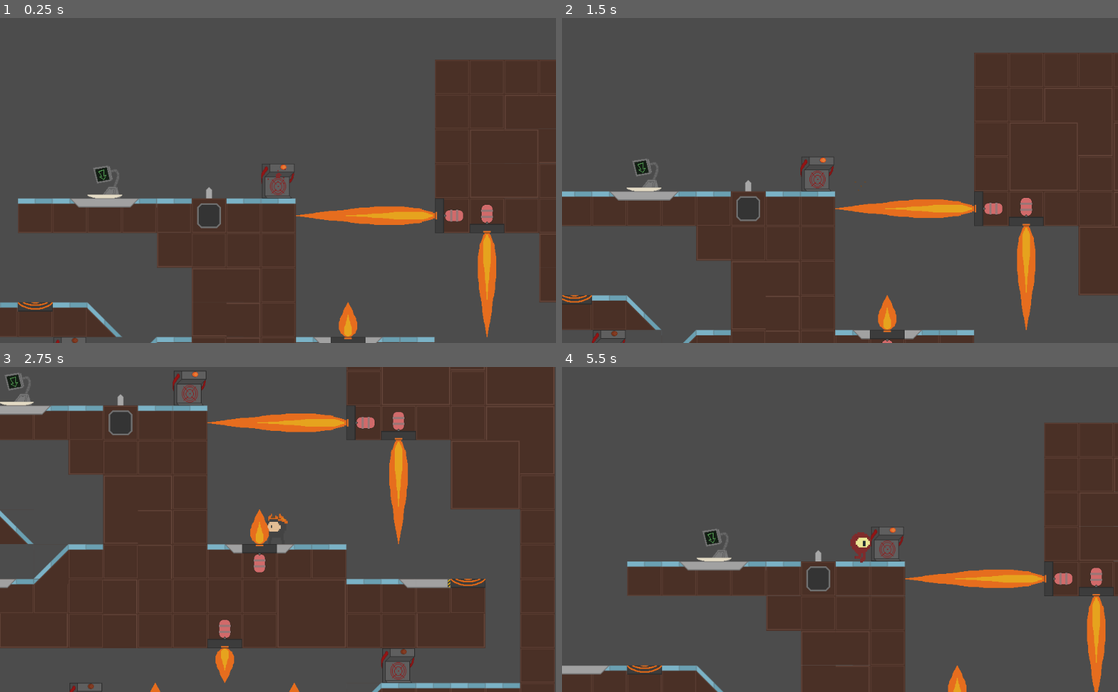
Above: before the commit, frames 1-4 (two rows, left to right).
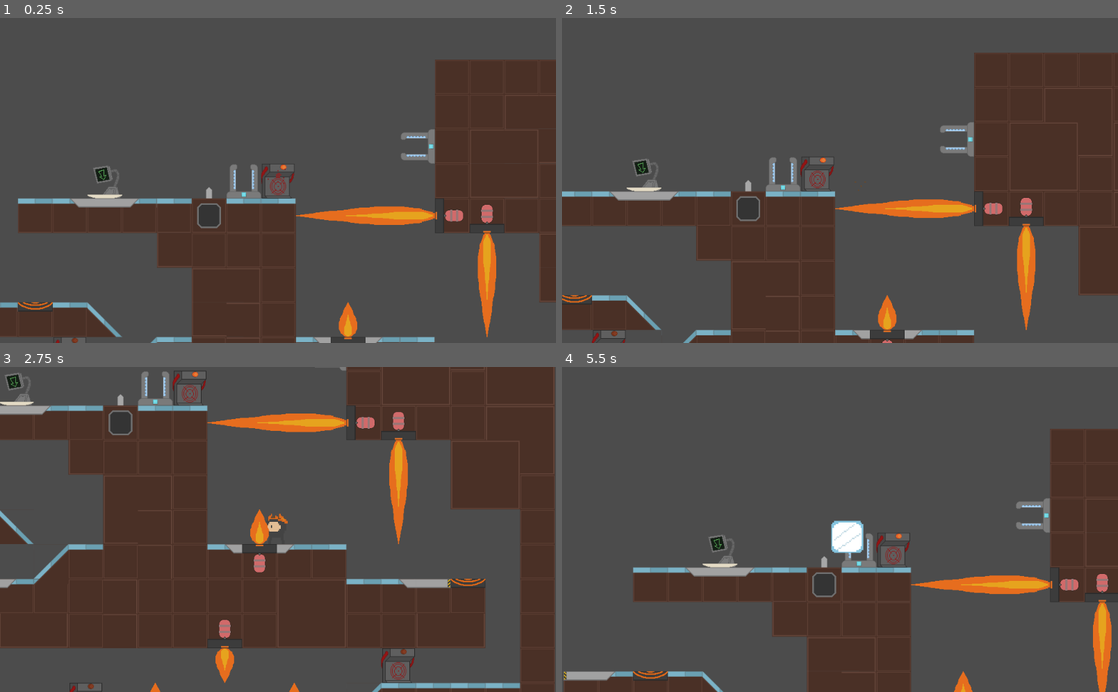
Above: after the commit, the same moments.

Repository: SomeSortOfSam/MeatballMayhem
Game: Godot game, scene res://Levels/Level06.tscn
Two runs of this game, one before a commit and one after it. Both use one fixed random seed, a clock stepped at 60 frames per second and the inputs below. This scene is started directly instead of the project's main scene.
Inputs:
- Up to frame 1 (0.25 s): no input
- Up to frame 2 (1.5 s): hold Right (ui_right) from 0.53 s (still down); tap Up (ui_up) at 0.6, 0.77, 1.07, 1.35 s
- Up to frame 3 (2.75 s): tap Up (ui_up) at 1.52, 1.82, 2.1 s; release Right (ui_right) at 2.03 s; hold Left (ui_left) from 2.03 s (still down)
- Up to frame 4 (5.5 s): release Left (ui_left) at 2.78 s; hold Right (ui_right) 2.78-4.28 s; tap Up (ui_up) at 2.85, 3.02, 3.32, 3.6, 3.77, 4.07, 4.35, 4.52, 4.82, 5.1 s; hold Left (ui_left) 4.28-5.03 s; hold Right (ui_right) from 5.03 s (still down)

The runs differ from the first frame. In frame 1, 0.6% of the frame differs, in the area x 40-79%, y 34-56%; in frame 2, 0.6%; in frame 3, 0.3%; in frame 4, 8.9%, in the area x 0-100%, y 17-100%.

Commit message:
Freezer

Diff:
--- a/Levels/Level.tscn
+++ b/Levels/Level.tscn
@@ -13,7 +13,7 @@
 [ext_resource path="res://Assets/Flame.png" type="Texture" id=11]
 [ext_resource path="res://Assets/Flamer.png" type="Texture" id=12]
 [ext_resource path="res://Assets/Kebab/KebabMid.png" type="Texture" id=13]
-
+[ext_resource path="res://Assets/Freezer.png" type="Texture" id=14]
 
 [sub_resource type="ConvexPolygonShape2D" id=1]
 points = PoolVector2Array( 0, 64, 64, 0, 64, 64, 0, 64 )
@@ -368,6 +368,20 @@
 12/shape_one_way_margin = 0.0
 12/shapes = [  ]
 12/z_index = 0
+13/name = "Freezer"
+13/texture = ExtResource( 14 )
+13/tex_offset = Vector2( 0, 0 )
+13/modulate = Color( 1, 1, 1, 1 )
+13/region = Rect2( 0, 0, 64, 64 )
+13/tile_mode = 0
+13/occluder_offset = Vector2( 0, 0 )
+13/navigation_offset = Vector2( 0, 0 )
+13/shape_offset = Vector2( 0, 0 )
+13/shape_transform = Transform2D( 1, 0, 0, 1, 0, 0 )
+13/shape_one_way = false
+13/shape_one_way_margin = 0.0
+13/shapes = [  ]
+13/z_index = -1
 
 [node name="Level" type="Node2D"]
 
--- a/Levels/Level06.tscn
+++ b/Levels/Level06.tscn
@@ -8,7 +8,7 @@
 position = Vector2( -32.5269, -32.8805 )
 
 [node name="TileMap" parent="StaticBody2D" index="0"]
-tile_data = PoolIntArray( -262140, 1, 0, -262139, 1, 0, -262 …(145 unchanged characters)… , 0, -196599, 1, 0, -65548, 1, 0, -131068, 1, 0, -131067, 1, 65536, -131066, 1, 3, -131065, 1, 2, -131064, 1, 65536, -131063, 1, 3, -12, 1, 0, -6, 4, 0, -1, 3, 0, -65532, 1, 0, -65531, 1,  …(2353 unchanged characters)…
+tile_data = PoolIntArray( -262140, 1, 0, -262139, 1, 0, -262 …(145 unchanged characters)… , 0, -196599, 1, 0, -65548, 1, 0, -131069, -1610612723, 0, -131068, 1, 0, -131067, 1, 65536, -131066, 1, 3, -131065, 1, 2, -131064, 1, 65536, -131063, 1, 3, -12, 1, 0, -6, 4, 0, -2, 1610612749, 0, -1, 3, 0, -65532, 1, 0, -65531, 1,  …(2353 unchanged characters)…
 
 [node name="Camera2D" parent="." index="2"]
 position = Vector2( -32.5269, -32.8805 )
--- /dev/null
+++ b/Meatball/Frozen.gd
@@ -0,0 +1,19 @@
+extends RigidBody2D
+
+onready var sprite = $Sprite
+
+var cooked = false
+
+func animate(animation : String,endFunction = ""):
+	if endFunction != "":
+		sprite.connect("animation_finished", $".", endFunction)
+	if cooked:
+		sprite.play(animation + "_Cooked")
+	else:
+		sprite.play(animation + "_Uncooked")
+
+func kill():
+	queue_free()
+
+func cook():
+	animate("Melt","kill")
--- /dev/null
+++ b/Meatball/Frozen.tscn
@@ -0,0 +1,136 @@
+[gd_scene load_steps=30 format=2]
+
+[ext_resource path="res://Meatball/Uncooked/Freezed_Meats.png" type="Texture" id=1]
+[ext_resource path="res://Meatball/Uncooked/MeatMelt.png" type="Texture" id=2]
+[ext_resource path="res://Meatball/Cooked/MeatMelt_1.png" type="Texture" id=3]
+[ext_resource path="res://Meatball/Cooked/Freezed_Meats_1.png" type="Texture" id=4]
+[ext_resource path="res://Meatball/Frozen.gd" type="Script" id=5]
+
+[sub_resource type="AtlasTexture" id=2]
+atlas = ExtResource( 1 )
+region = Rect2( 25, 25, 25, 25 )
+
+[sub_resource type="AtlasTexture" id=4]
+atlas = ExtResource( 3 )
+region = Rect2( 0, 0, 25, 25 )
+
+[sub_resource type="AtlasTexture" id=5]
+atlas = ExtResource( 3 )
+region = Rect2( 25, 0, 25, 25 )
+
+[sub_resource type="AtlasTexture" id=6]
+atlas = ExtResource( 3 )
+region = Rect2( 50, 0, 25, 25 )
+
+[sub_resource type="AtlasTexture" id=7]
+atlas = ExtResource( 3 )
+region = Rect2( 0, 25, 25, 25 )
+
+[sub_resource type="AtlasTexture" id=8]
+atlas = ExtResource( 3 )
+region = Rect2( 25, 25, 25, 25 )
+
+[sub_resource type="AtlasTexture" id=9]
+atlas = ExtResource( 3 )
+region = Rect2( 50, 25, 25, 25 )
+
+[sub_resource type="AtlasTexture" id=10]
+atlas = ExtResource( 3 )
+region = Rect2( 0, 50, 25, 25 )
+
+[sub_resource type="AtlasTexture" id=11]
+atlas = ExtResource( 3 )
+region = Rect2( 25, 50, 25, 25 )
+
+[sub_resource type="AtlasTexture" id=12]
+atlas = ExtResource( 3 )
+region = Rect2( 50, 50, 25, 25 )
+
+[sub_resource type="AtlasTexture" id=13]
+atlas = ExtResource( 3 )
+region = Rect2( 0, 75, 25, 25 )
+
+[sub_resource type="AtlasTexture" id=3]
+atlas = ExtResource( 4 )
+region = Rect2( 25, 25, 25, 25 )
+
+[sub_resource type="AtlasTexture" id=14]
+atlas = ExtResource( 2 )
+region = Rect2( 0, 0, 25, 25 )
+
+[sub_resource type="AtlasTexture" id=15]
+atlas = ExtResource( 2 )
+region = Rect2( 25, 0, 25, 25 )
+
+[sub_resource type="AtlasTexture" id=16]
+atlas = ExtResource( 2 )
+region = Rect2( 50, 0, 25, 25 )
+
+[sub_resource type="AtlasTexture" id=17]
+atlas = ExtResource( 2 )
+region = Rect2( 0, 25, 25, 25 )
+
+[sub_resource type="AtlasTexture" id=18]
+atlas = ExtResource( 2 )
+region = Rect2( 25, 25, 25, 25 )
+
+[sub_resource type="AtlasTexture" id=19]
+atlas = ExtResource( 2 )
+region = Rect2( 50, 25, 25, 25 )
+
+[sub_resource type="AtlasTexture" id=20]
+atlas = ExtResource( 2 )
+region = Rect2( 0, 50, 25, 25 )
+
+[sub_resource type="AtlasTexture" id=21]
+atlas = ExtResource( 2 )
+region = Rect2( 25, 50, 25, 25 )
+
+[sub_resource type="AtlasTexture" id=22]
+atlas = ExtResource( 2 )
+region = Rect2( 50, 50, 25, 25 )
+
+[sub_resource type="AtlasTexture" id=23]
+atlas = ExtResource( 2 )
+region = Rect2( 0, 75, 25, 25 )
+
+[sub_resource type="SpriteFrames" id=24]
+animations = [ {
+"frames": [ SubResource( 2 ) ],
+"loop": false,
+"name": "_Uncooked",
+"speed": 12.0
+}, {
+"frames": [ SubResource( 4 ), SubResource( 5 ), SubResource( 6 ), SubResource( 7 ), SubResource( 8 ), SubResource( 9 ), SubResource( 10 ), SubResource( 11 ), SubResource( 12 ), SubResource( 13 ) ],
+"loop": false,
+"name": "Melt_Cooked",
+"speed": 12.0
+}, {
+"frames": [ SubResource( 3 ) ],
+"loop": false,
+"name": "_Cooked",
+"speed": 12.0
+}, {
+"frames": [ SubResource( 14 ), SubResource( 15 ), SubResource( 16 ), SubResource( 17 ), SubResource( 18 ), SubResource( 19 ), SubResource( 20 ), SubResource( 21 ), SubResource( 22 ), SubResource( 23 ) ],
+"loop": false,
+"name": "Melt_Uncooked",
+"speed": 12.0
+} ]
+
+[sub_resource type="RectangleShape2D" id=1]
+extents = Vector2( 32, 32 )
+
+[node name="RigidBody2D" type="RigidBody2D"]
+collision_layer = 4
+collision_mask = 7
+script = ExtResource( 5 )
+
+[node name="Sprite" type="AnimatedSprite" parent="."]
+position = Vector2( 9.53674e-07, -4.05312e-06 )
+scale = Vector2( 2.56, 2.56 )
+frames = SubResource( 24 )
+animation = "_Cooked"
+playing = true
+
+[node name="CollisionShape2D" type="CollisionShape2D" parent="."]
+shape = SubResource( 1 )
--- a/Meatball/Meatball.tscn
+++ b/Meatball/Meatball.tscn
@@ -19,6 +19,8 @@
 [ext_resource path="res://Meatball/Cooked/BurnSplat.png" type="Texture" id=17]
 [ext_resource path="res://Meatball/Cooked/KebabSplat_1.png" type="Texture" id=18]
 [ext_resource path="res://Meatball/Uncooked/KebabSplat.png" type="Texture" id=19]
+[ext_resource path="res://Meatball/Cooked/Freezed_Meats_1.png" type="Texture" id=20]
+[ext_resource path="res://Meatball/Uncooked/Freezed_Meats.png" type="Texture" id=21]
 
 [sub_resource type="AtlasTexture" id=1]
 atlas = ExtResource( 13 )
@@ -760,6 +762,38 @@
 atlas = ExtResource( 1 )
 region = Rect2( 75, 100, 25, 25 )
 
+[sub_resource type="AtlasTexture" id=192]
+atlas = ExtResource( 20 )
+region = Rect2( 0, 0, 25, 25 )
+
+[sub_resource type="AtlasTexture" id=193]
+atlas = ExtResource( 20 )
+region = Rect2( 25, 0, 25, 25 )
+
+[sub_resource type="AtlasTexture" id=194]
+atlas = ExtResource( 20 )
+region = Rect2( 0, 25, 25, 25 )
+
+[sub_resource type="AtlasTexture" id=195]
+atlas = ExtResource( 20 )
+region = Rect2( 25, 25, 25, 25 )
+
+[sub_resource type="AtlasTexture" id=188]
+atlas = ExtResource( 21 )
+region = Rect2( 0, 0, 25, 25 )
+
+[sub_resource type="AtlasTexture" id=189]
+atlas = ExtResource( 21 )
+region = Rect2( 25, 0, 25, 25 )
+
+[sub_resource type="AtlasTexture" id=190]
+atlas = ExtResource( 21 )
+region = Rect2( 0, 25, 25, 25 )
+
+[sub_resource type="AtlasTexture" id=191]
+atlas = ExtResource( 21 )
+region = Rect2( 25, 25, 25, 25 )
+
 [sub_resource type="SpriteFrames" id=186]
 animations = [ {
 "frames": [ SubResource( 1 ), SubResource( 2 ), SubResource( 3 ), SubResource( 4 ), SubResource( 5 ), SubResource( 6 ) ],
@@ -850,6 +884,16 @@
 "frames": [ SubResource( 166 ), SubResource( 167 ), SubResource( 168 ), SubResource( 169 ), SubResource( 170 ), SubReso …(294 unchanged characters)…
 "loop": true,
 "name": "Idel_Uncooked",
+"speed": 12.0
+}, {
+"frames": [ SubResource( 192 ), SubResource( 193 ), SubResource( 194 ), SubResource( 195 ) ],
+"loop": false,
+"name": "Death_Freeze_Cooked",
+"speed": 12.0
+}, {
+"frames": [ SubResource( 188 ), SubResource( 189 ), SubResource( 190 ), SubResource( 191 ) ],
+"loop": false,
+"name": "Death_Freeze_Uncooked",
 "speed": 12.0
 } ]
 
@@ -867,7 +911,7 @@
 scale = Vector2( 2.56, 2.56 )
 frames = SubResource( 186 )
 animation = "Idel_Uncooked"
-frame = 16
+frame = 13
 playing = true
 
 [node name="CollisionShape2D" type="CollisionShape2D" parent="."]
--- a/Tiles/FlameThrower.tscn
+++ b/Tiles/FlameThrower.tscn
@@ -101,6 +101,7 @@
 [node name="Hurtbox" type="Area2D" parent="."]
 position = Vector2( 0, -64 )
 collision_layer = 0
+collision_mask = 5
 
 [node name="CollisionShape2D2" type="CollisionShape2D" parent="Hurtbox"]
 self_modulate = Color( 1, 0, 0, 1 )
--- /dev/null
+++ b/Tiles/Freezer.gd
@@ -0,0 +1,24 @@
+extends Area2D
+
+onready var Box = preload("res://Meatball/Frozen.tscn")
+
+onready var sprite = $Sprite
+
+export(Texture) var cookedTexture
+var entered
+
+func _on_Freezer_body_entered(body):
+	body.kill("Freeze")
+	body.connect("death",$".","spawn_ice")
+	entered = body
+
+func spawn_ice():
+	entered.disconnect("death",$".","spawn_ice")
+	var box = Box.instance()
+	get_tree().current_scene.call_deferred("add_child",box)
+	box.cooked = entered.cooked
+	box.call_deferred("animate","")
+	box.global_position = entered.global_position
+
+func cook():
+	sprite.animate("Melt","kill")
--- /dev/null
+++ b/Tiles/Freezer.tscn
@@ -0,0 +1,19 @@
+[gd_scene load_steps=4 format=2]
+
+[ext_resource path="res://Assets/Freezer.png" type="Texture" id=1]
+[ext_resource path="res://Tiles/Freezer.gd" type="Script" id=2]
+
+[sub_resource type="RectangleShape2D" id=1]
+extents = Vector2( 10, 24 )
+
+[node name="Freezer" type="Area2D"]
+collision_layer = 0
+script = ExtResource( 2 )
+
+[node name="Sprite" type="Sprite" parent="."]
+texture = ExtResource( 1 )
+
+[node name="CollisionShape2D" type="CollisionShape2D" parent="."]
+position = Vector2( 0, 8 )
+shape = SubResource( 1 )
+[connection signal="body_entered" from="." to="." method="_on_Freezer_body_entered"]
--- a/Tiles/Kebab.tscn
+++ b/Tiles/Kebab.tscn
@@ -40,6 +40,7 @@
 vframes = 3
 
 [node name="Hurtbox" type="Area2D" parent="."]
+collision_layer = 0
 
 [node name="CollisionShape2D" type="CollisionShape2D" parent="Hurtbox"]
 self_modulate = Color( 0.0666667, 0.0745098, 0.643137, 0.729412 )
--- a/Tiles/Oven.tscn
+++ b/Tiles/Oven.tscn
@@ -12,6 +12,7 @@
 [node name="Oven" type="Area2D"]
 position = Vector2( 32, 32 )
 collision_layer = 0
+collision_mask = 5
 script = ExtResource( 1 )
 
 [node name="Sprite" type="Sprite" parent="."]
--- a/Tiles/TileMap.gd
+++ b/Tiles/TileMap.gd
@@ -7,6 +7,7 @@
 onready var OvenNode = preload("res://Tiles/Oven.tscn")
 onready var FlamethrowerNode = preload("res://Tiles/FlameThrower.tscn")
 onready var KebabHeadNode = preload("res://Tiles/Kebab.tscn")
+onready var FreezerNode = preload("res://Tiles/Freezer.tscn")
 
 export(int) var killID = 2
 export(float, 0, 1) var flipPercent = .3
@@ -19,6 +20,7 @@
 export(int) var flameId = 10
 export(int) var kebabHeadId = 11
 export(int) var kebabSpikeId = 12
+export(int) var freezerId = 13
 
 var markers = []
 
@@ -41,6 +43,8 @@
 	replace_tiles_with_length_value(flamethrowerId,FlamethrowerNode,flameId)
 
 	replace_tiles_with_length_value(kebabHeadId,KebabHeadNode,kebabSpikeId)
+
+	replace_tiles(freezerId,FreezerNode,true)
 
 	clear_marker_tiles()
 
--- a/project.godot
+++ b/project.godot
@@ -84,8 +84,7 @@
 
 2d_physics/layer_1="Player"
 2d_physics/layer_2="Platform"
-2d_physics/layer_3="Hurt"
-2d_physics/layer_4="Destroy"
+2d_physics/layer_3="Box"
 
 [rendering]
 
Binary file added: Assets/Freezer.png
Not shown, added: Assets/Freezer.png.import
Not shown: 1 places in Levels/Level.tscn that only renumber resources
Binary file added: Meatball/Cooked/Freezed_Meats_1.png
Not shown, added: Meatball/Cooked/Freezed_Meats_1.png.import
Binary file added: Meatball/Cooked/MeatMelt_1.png
Not shown, added: Meatball/Cooked/MeatMelt_1.png.import
Not shown: 1 places in Meatball/Meatball.tscn that only renumber resources
Binary file added: Meatball/Uncooked/Freezed_Meats.png
Not shown, added: Meatball/Uncooked/Freezed_Meats.png.import
Binary file added: Meatball/Uncooked/MeatMelt.png
Not shown, added: Meatball/Uncooked/MeatMelt.png.import
